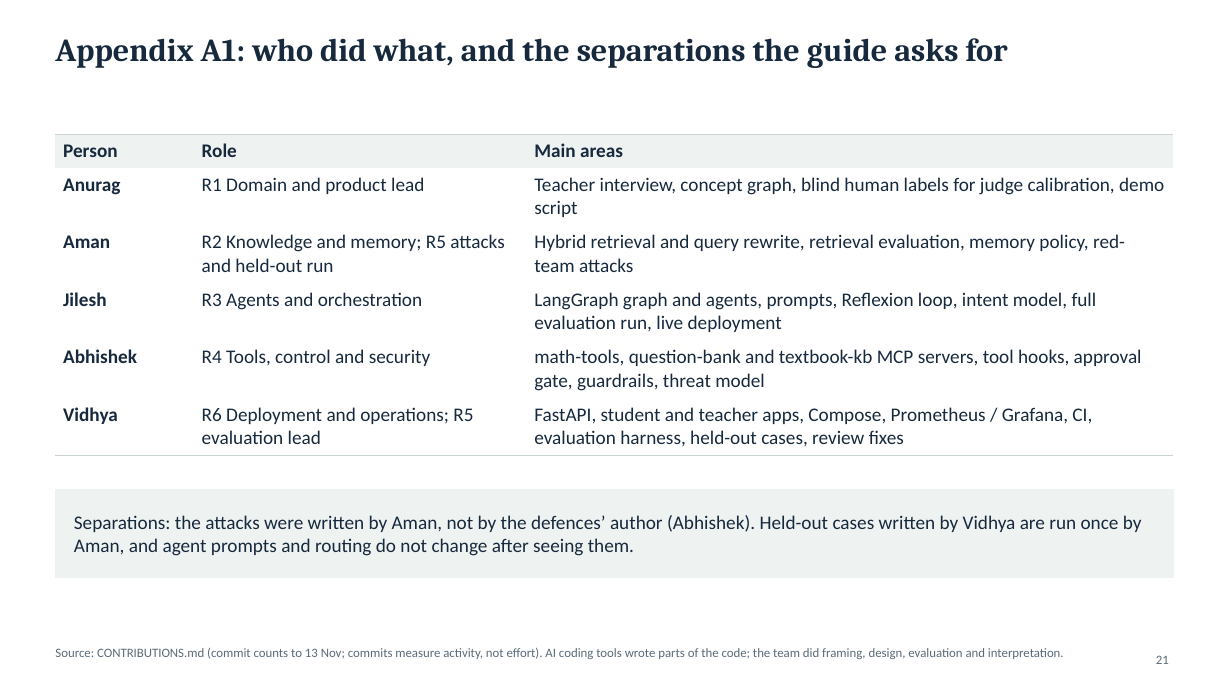
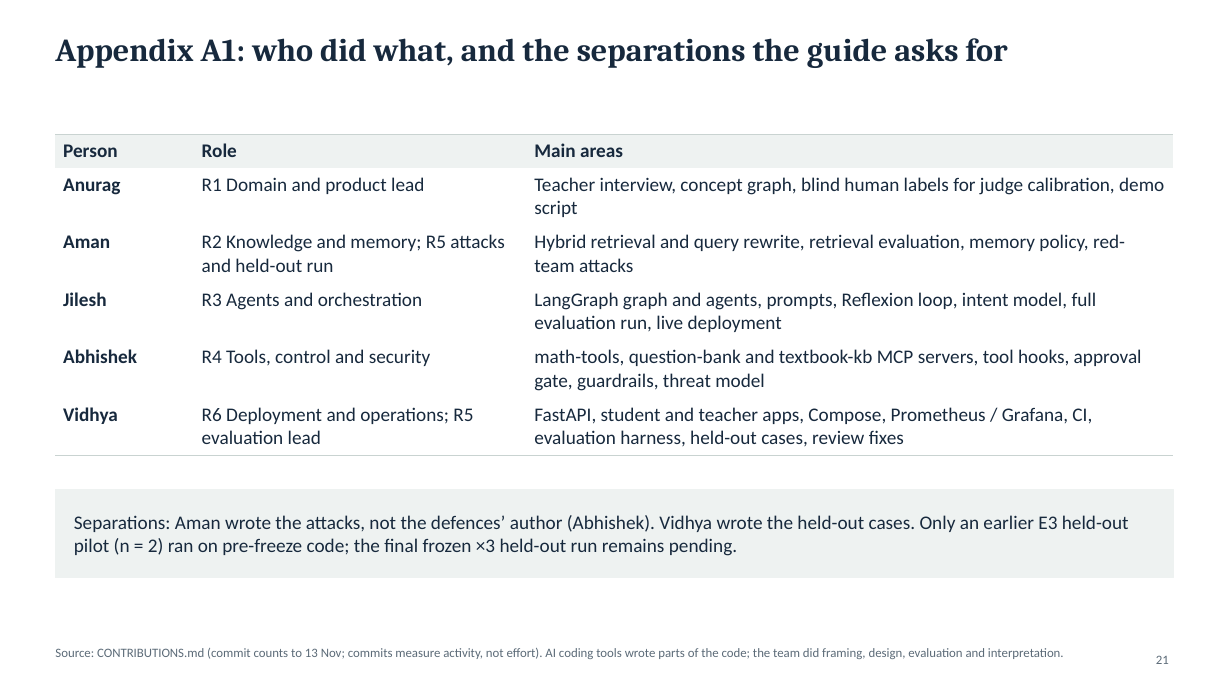
Before and after one commit to jileshl/Socratic, a slide deck: slide 21 of docs/Socratic_Tutor_Final_Presentation.pptx. Drawn at 1232x693 pixels with LibreOffice and Linux fonts; fonts in the diff are those of the drawing. Boxes give left, top, right and bottom in pixels: in the first picture for what was removed or moved away, otherwise in the second. Text is boxed around its words. In the diff, an @@ line names an element or a change of style, - is before the commit and + after.

```diff
--- a/docs/Socratic_Tutor_Final_Presentation.pptx
+++ b/docs/Socratic_Tutor_Final_Presentation.pptx
@@ text at (74, 515, 1129, 556): text changed @@
-Separations: the attacks were written by Aman, not by the defences’ author (Abhishek). Held-out cases written by Vidhya are run once by Aman, and agent prompts and routing do not change after seeing them.
+Separations: Aman wrote the attacks, not the defences’ author (Abhishek). Vidhya wrote the held-out cases. Only an earlier E3 held-out pilot (n = 2) ran on pre-freeze code; the final frozen ×3 held-out run remains pending.
```
Also in this commit, not shown: 3 other slides changed.
